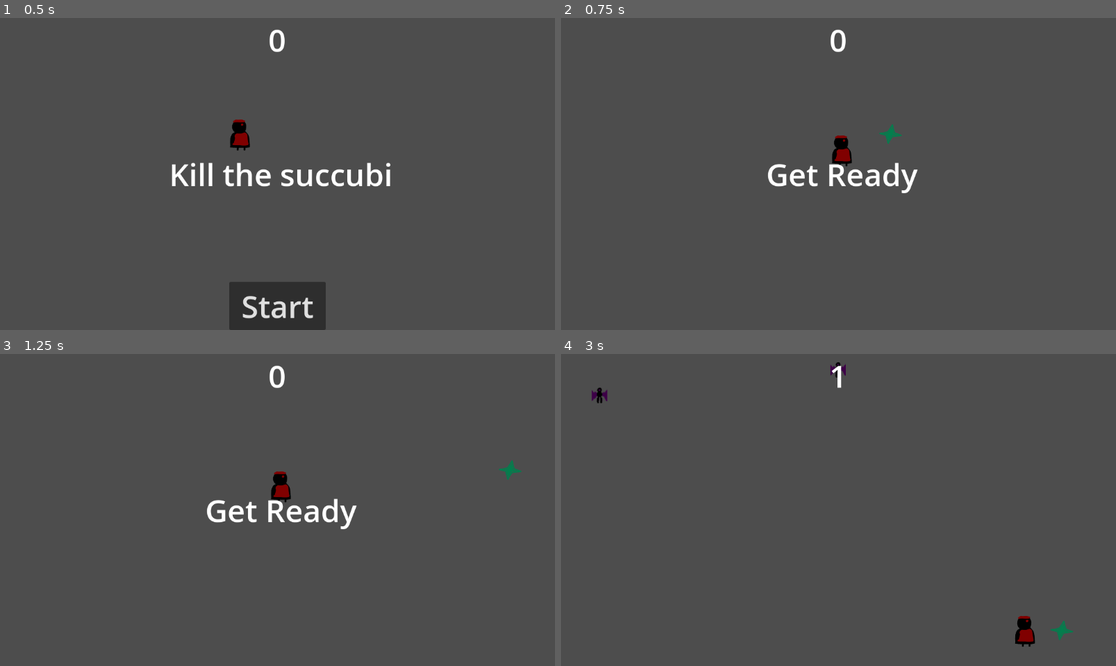
Above: before the commit, frames 1-4 (two rows, left to right).
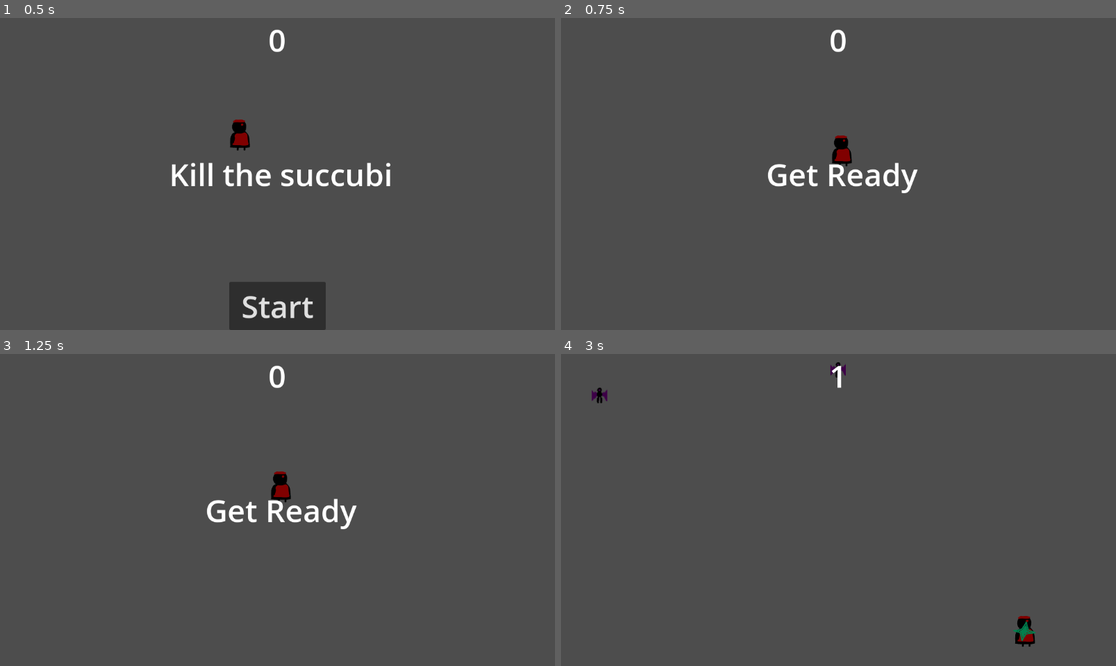
Above: after the commit, the same moments.

Repository: yinghaoawang/Succubus-Survivors
Game: Godot game, scene res://scenes/Main.tscn
Two runs of this game, one before a commit and one after it. Both use one fixed random seed, a clock stepped at 60 frames per second and the inputs below.
Inputs (mouse positions are in pixels of both pictures, inside the frame that each line leads up to):
- Up to frame 1 (0.5 s): no input
- Up to frame 2 (0.75 s): click "Start" at 0.5 s
- Up to frame 3 (1.25 s): no input
- Up to frame 4 (3 s): tap Enter at 1.25 s; move the mouse to (960, 494) at 1.27 s; hold D (move_right) 1.28-2.03 s; click (960, 494) at 1.35 s; move the mouse to (727, 525) at 2.02 s; hold S (move_down) 2.03-2.78 s; click (727, 525) at 2.1 s; move the mouse to (894, 441) at 2.77 s; hold D (move_right) from 2.78 s (still down); click (894, 441) at 2.85 s

Frame 1 is identical in both runs. In frame 2, less than 0.1% of the frame differs, in the area x 57-62%, y 34-41%; in frame 3, less than 0.1%; in frame 4, 0.2%, in the area x 81-93%, y 85-92%.

Commit message:
add auto aim for player

Diff:
--- a/project.godot
+++ b/project.godot
@@ -37,11 +37,6 @@
 "events": [Object(InputEventKey,"resource_local_to_scene":false,"resource_name":"","device":-1,"window_id":0,"alt_pressed":false,"shift_pressed":false,"ctrl_pressed":false,"meta_pressed":false,"pressed":false,"keycode":0,"physical_keycode":83,"key_label":0,"unicode":115,"echo":false,"script":null)
 ]
 }
-shoot={
-"deadzone": 0.5,
-"events": [Object(InputEventMouseButton,"resource_local_to_scene":false,"resource_name":"","device":-1,"window_id":0,"alt_pressed":false,"shift_pressed":false,"ctrl_pressed":false,"meta_pressed":false,"button_mask":0,"position":Vector2(0, 0),"global_position":Vector2(0, 0),"factor":1.0,"button_index":1,"canceled":false,"pressed":false,"double_click":false,"script":null)
-]
-}
 
 [rendering]
 
--- a/scenes/Main.tscn
+++ b/scenes/Main.tscn
@@ -1,7 +1,7 @@
 [gd_scene load_steps=6 format=3 uid="uid://i02j1vjryb8i"]
 
 [ext_resource type="Script" path="res://scripts/Main.gd" id="1_aq0a0"]
-[ext_resource type="PackedScene" uid="uid://drmaca26pjuuf" path="res://scenes/Mob.tscn" id="2_55px1"]
+[ext_resource type="PackedScene" uid="uid://drmaca26pjuuf" path="res://scenes/mob.tscn" id="2_55px1"]
 [ext_resource type="PackedScene" uid="uid://sbyl10boovbj" path="res://scenes/Player.tscn" id="3_nvqf1"]
 [ext_resource type="PackedScene" uid="uid://ciikr3q5806gn" path="res://scenes/HUD.tscn" id="4_hc2h3"]
 
@@ -25,6 +25,9 @@
 [node name="MobTimer" type="Timer" parent="."]
 wait_time = 0.5
 
+[node name="StarTimer" type="Timer" parent="."]
+autostart = true
+
 [node name="StartPosition" type="Marker2D" parent="."]
 position = Vector2(583, 276)
 
@@ -41,4 +44,5 @@
 [connection signal="timeout" from="ElapsedTimer" to="." method="_on_elapsed_timer_timeout"]
 [connection signal="timeout" from="StartTimer" to="." method="_on_start_timer_timeout"]
 [connection signal="timeout" from="MobTimer" to="." method="_on_mob_timer_timeout"]
+[connection signal="timeout" from="StarTimer" to="." method="_on_star_timer_timeout"]
 [connection signal="start_game" from="HUD" to="." method="new_game"]
--- a/scripts/Main.gd
+++ b/scripts/Main.gd
@@ -31,7 +31,6 @@
 func _on_elapsed_timer_timeout():
 	time += 1
 	$HUD.update_score(time)
-	print(time)
 
 func _on_start_timer_timeout():
 	$MobTimer.start()
@@ -66,3 +65,7 @@
 
 func _on_projectile_body_entered(body):
 	pass # Replace with function body.
+
+
+func _on_star_timer_timeout():
+	$Player.shoot()
--- a/scripts/player.gd
+++ b/scripts/player.gd
@@ -37,9 +37,7 @@
 		$AnimatedSprite2D.animation = "walk"
 		self.scale.x = -1 if (velocity.x < 0) else 1
 
-	if Input.is_action_just_pressed("shoot"):
-		if self.visible:
-			shoot()
+
 
 
 func _on_body_entered(body):
@@ -54,7 +52,26 @@
 	$CollisionShape2D.disabled = false
 
 func shoot():
+	# TODO: Also remove the bullets that miss so game doesn't crash or slow down
+	if !self.visible:
+		return
+
+	var mob_group = get_tree().get_nodes_in_group("mobs")
+	var closest_mob = null
+	var closest_distance = 9999999  # Initialize to a large value
+
+	for mob in mob_group:
+		var mob_position = mob.global_position
+		var distance = mob_position.distance_to(position)
+
+		if distance < closest_distance:
+			closest_mob = mob
+			closest_distance = distance
+
+	if closest_mob == null:
+		return
+
 	var projectile = Projectile.instantiate()
-	projectile.position = $Muzzle.get_global_position()
-	projectile.set_direction(Vector2(1, 0) * self.scale.x)
+	projectile.position = self.get_global_position()
+	projectile.set_direction((closest_mob.position - position).normalized())
 	world.add_child(projectile)
